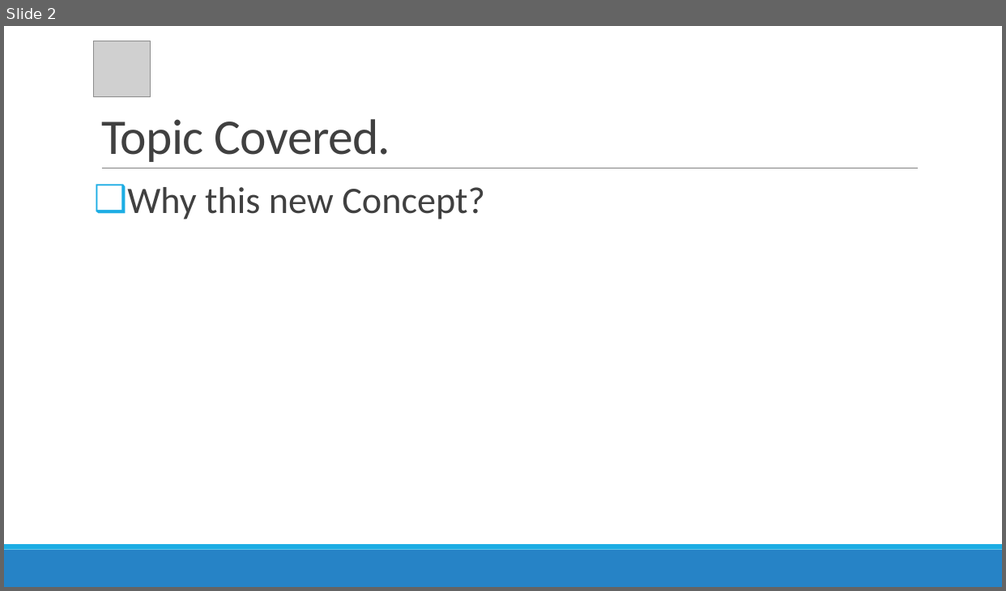
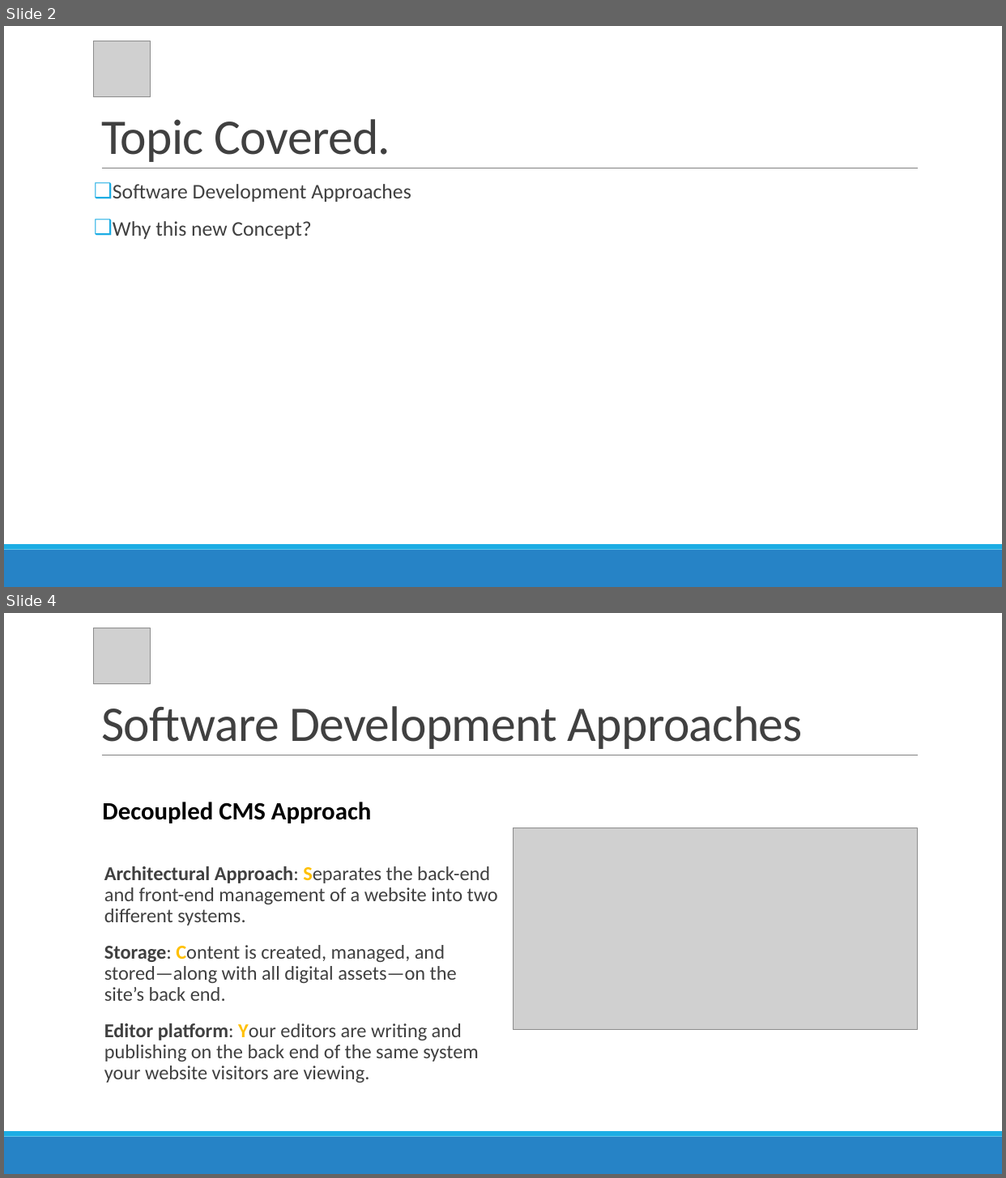
Before and after one commit to r4yadav/contentful-altudo, a slide deck: Contentful-queries.pptx. Shown one above the other, each under a label of ours: slide 2 before the commit, slides 2 and 4 after it; the slides between them are not shown. The pictures are 1006x591 and 1006x1178 pixels, drawn with LibreOffice and Linux fonts; fonts in the diff are those of the drawing; grey boxes stand for pictures. Boxes give left, top, right and bottom in pixels: in the first picture for what was removed or moved away, otherwise in the second. Text is boxed around its words. In the diff, an @@ line names an element or a change of style, - is before the commit and + after.

```diff
--- a/Contentful-queries.pptx
+++ b/Contentful-queries.pptx
@@ slide 4 added at box(4, 613, 1002, 1174), background #FFFFFF; not listed: 3 template elements that a slide beside it also shows @@
@@ picture added at box(94, 628, 150, 683) @@
@@ title added at box(101, 706, 803, 749), 48 pt, text #404040 @@
+Software Development Approaches
@@ text added at box(102, 802, 371, 824), 24 pt, text #000000, bold @@
+Decoupled CMS Approach
@@ picture added at box(513, 828, 918, 1030) @@
@@ text added at box(104, 867, 498, 1083), 19 pt, text #404040 @@
+Architectural Approach: Separates the back-end and front-end management of a website into two different systems.
+Storage: Content is created, managed, and stored—along with all digital assets—on the site’s back end.
+Editor platform: Your editors are writing and publishing on the back end of the same system your website visitors are viewing.
@@ slide 2 changed as well @@
@@ text at box(113, 184, 411, 202): paragraph added @@
+❑ Software Development Approaches
@@ text at box(113, 221, 311, 239): size 36 to 20 pt in "Why this new Concept?" @@
```
Also in this commit, not shown: 3 other slides changed, 2 other slides added, 4 slides removed.
